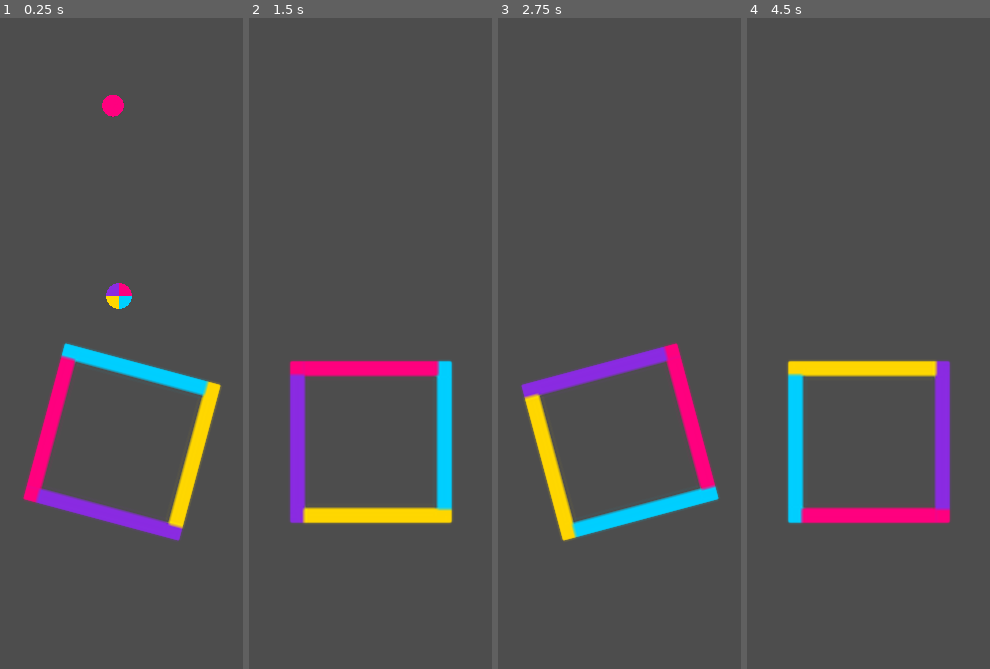
Above: before the commit, frames 1-4 (left to right).
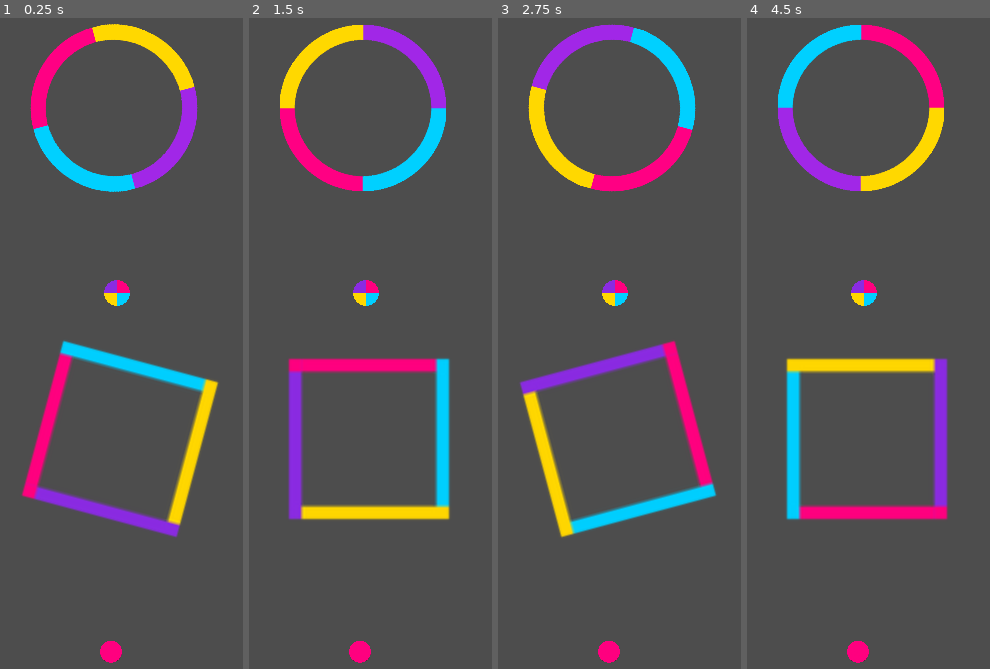
Above: after the commit, the same moments.

Repository: levelivanna/color-switch
Game: Godot game, scene res://Game/Game.tscn
Same seed, same stepped clock (60 frames per second), same inputs: the game is played once before the commit and once after it.
Inputs:
- Up to frame 1 (0.25 s): no input
- Up to frame 2 (1.5 s): tap Space (jump) at 0.77 s
- Up to frame 3 (2.75 s): tap Space (jump) at 1.52 s
- Up to frame 4 (4.5 s): tap Space (jump) at 3.02, 3.77 s

The runs differ from the first frame. In frame 1, 8.7% of the frame differs, in the area x 9-91%, y 0-100%; in frame 2, 8.9%, in the area x 12-84%, y 1-100%; in frame 3, 8.2%; in frame 4, 8.7%.

Commit message:
implementa movimiento de camara

Diff:
--- a/Game/Game.tscn
+++ b/Game/Game.tscn
@@ -1,9 +1,11 @@
-[gd_scene load_steps=6 format=3 uid="uid://ci476flt6hl7n"]
+[gd_scene load_steps=8 format=3 uid="uid://ci476flt6hl7n"]
 
 [ext_resource type="Script" uid="uid://bqqjlw3j58w8s" path="res://Game/game.gd" id="1_37esa"]
 [ext_resource type="PackedScene" uid="uid://dw2fegbitnv1m" path="res://Player/Player.tscn" id="2_jxerj"]
 [ext_resource type="PackedScene" uid="uid://bbtrnyw8tn6iw" path="res://CircleColor/CircleColor.tscn" id="3_ghvq8"]
 [ext_resource type="PackedScene" uid="uid://hqsb8nrno2da" path="res://Obstacle/Square/SquareObstacle.tscn" id="4_fuqhk"]
+[ext_resource type="PackedScene" uid="uid://5gnatisvrf44" path="res://Obstacle/Circle/CircleObstacle.tscn" id="5_jxerj"]
+[ext_resource type="Script" uid="uid://bvgjxghdd8edq" path="res://Game/camera_2d.gd" id="6_ghvq8"]
 
 [sub_resource type="RectangleShape2D" id="RectangleShape2D_0e48y"]
 size = Vector2(1098, 121)
@@ -12,7 +14,7 @@
 script = ExtResource("1_37esa")
 
 [node name="Ball" parent="." instance=ExtResource("2_jxerj")]
-position = Vector2(194, 208)
+position = Vector2(194, 781)
 
 [node name="floor" type="StaticBody2D" parent="."]
 position = Vector2(0, 808)
@@ -27,4 +29,14 @@
 [node name="SquareObstacle" parent="." instance=ExtResource("4_fuqhk")]
 position = Vector2(203, 573)
 
+[node name="CircleObstacle" parent="." instance=ExtResource("5_jxerj")]
+position = Vector2(197, 242)
+scale = Vector2(0.4, 0.4)
+
+[node name="Camera2D" type="Camera2D" parent="." node_paths=PackedStringArray("player")]
+position = Vector2(202, 403)
+scale = Vector2(0.6, 0.6)
+script = ExtResource("6_ghvq8")
+player = NodePath("../Ball")
+
 [connection signal="body_entered" from="CircleColor" to="." method="_on_circle_color_body_entered"]
--- /dev/null
+++ b/Game/camera_2d.gd
@@ -0,0 +1,12 @@
+extends Camera2D
+
+@export var player: Node2D
+@export var smooth_speed: float = 5.0
+
+
+func _process(delta: float) -> void:
+	if not player:
+		return
+
+	if player.global_position.y < global_position.y:
+		global_position.y = lerp(global_position.y, player.global_position.y, delta * smooth_speed)
--- /dev/null
+++ b/Obstacle/Circle/CircleObstacle.tscn
@@ -0,0 +1,44 @@
+[gd_scene load_steps=8 format=3 uid="uid://5gnatisvrf44"]
+
+[ext_resource type="Script" uid="uid://6ubmbii1h8io" path="res://Obstacle/Circle/circle_obstacle.gd" id="1_uif72"]
+[ext_resource type="Script" uid="uid://oae5g8rfrc48" path="res://Obstacle/scripts/violet.gd" id="2_6t0no"]
+[ext_resource type="Texture2D" uid="uid://b2ka5v8mxjlcr" path="res://assets/circle_obstacle.png" id="2_u8b0y"]
+[ext_resource type="Script" uid="uid://23yx00gp47qq" path="res://Obstacle/scripts/cyan.gd" id="4_k8350"]
+[ext_resource type="Script" uid="uid://cd7aq3f37b5tk" path="res://Obstacle/scripts/yellow.gd" id="5_784im"]
+[ext_resource type="Script" uid="uid://b7p2djsc68exl" path="res://Obstacle/scripts/pink.gd" id="6_0sca5"]
+
+[sub_resource type="AtlasTexture" id="AtlasTexture_n33sr"]
+atlas = ExtResource("2_u8b0y")
+
+[node name="CircleObstacle" type="Node2D"]
+script = ExtResource("1_uif72")
+
+[node name="Violet" type="Area2D" parent="."]
+script = ExtResource("2_6t0no")
+
+[node name="Sprite2D" type="Sprite2D" parent="Violet"]
+texture = SubResource("AtlasTexture_n33sr")
+
+[node name="CollisionPolygon2D" type="CollisionPolygon2D" parent="Violet"]
+polygon = PackedVector2Array(1, 169, 25, 170, 57, 161, 101, 137, 138, 102, 158, 60, 172, 15, 170, 3, 206, 4, 205, 42, 179, 106, 144, 147, 90, 186, 41, 202, 0, 206)
+
+[node name="Cyan" type="Area2D" parent="."]
+script = ExtResource("4_k8350")
+
+[node name="CollisionPolygon2D2" type="CollisionPolygon2D" parent="Cyan"]
+rotation = 1.56951
+polygon = PackedVector2Array(1, 169, 25, 170, 57, 161, 101, 137, 138, 102, 158, 60, 172, 15, 170, 3, 206, 4, 205, 42, 179, 106, 144, 147, 90, 186, 41, 202, 0, 206)
+
+[node name="Yellow" type="Area2D" parent="."]
+script = ExtResource("5_784im")
+
+[node name="CollisionPolygon2D3" type="CollisionPolygon2D" parent="Yellow"]
+rotation = 4.70718
+polygon = PackedVector2Array(1, 169, 25, 170, 57, 161, 101, 137, 138, 102, 158, 60, 172, 15, 170, 3, 206, 4, 205, 42, 179, 106, 144, 147, 90, 186, 41, 202, 0, 206)
+
+[node name="Pink" type="Area2D" parent="."]
+script = ExtResource("6_0sca5")
+
+[node name="CollisionPolygon2D4" type="CollisionPolygon2D" parent="Pink"]
+rotation = -3.13934
+polygon = PackedVector2Array(1, 169, 25, 170, 57, 161, 101, 137, 138, 102, 158, 60, 172, 15, 170, 3, 206, 4, 205, 42, 179, 106, 144, 147, 90, 186, 41, 202, 0, 206)
--- /dev/null
+++ b/Obstacle/Circle/circle_obstacle.gd
@@ -0,0 +1,7 @@
+extends Node2D
+
+@export var rotation_speed: float = -60.0
+
+
+func _process(delta: float) -> void:
+	rotation_degrees += rotation_speed * delta
--- a/Obstacle/Square/SquareObstacle.tscn
+++ b/Obstacle/Square/SquareObstacle.tscn
@@ -14,48 +14,36 @@
 scale = Vector2(2, 2)
 script = ExtResource("1_wbl0d")
 
-[node name="Violet" type="Area2D" parent="." groups=["square_obstacle"]]
+[node name="Violet" type="Area2D" parent="."]
 script = ExtResource("2_o5yrs")
 
 [node name="Sprite2D" type="Sprite2D" parent="Violet"]
 texture_filter = 2
 texture = ExtResource("1_rnuto")
 
-[node name="VioletCollision" type="CollisionShape2D" parent="Violet" groups=["violet_collision"]]
+[node name="VioletCollision" type="CollisionShape2D" parent="Violet"]
 position = Vector2(3.5, 37)
 shape = SubResource("RectangleShape2D_wbl0d")
 
-[node name="Cyan" type="Area2D" parent="." groups=["square_obstacle"]]
+[node name="Cyan" type="Area2D" parent="."]
 script = ExtResource("4_o5yrs")
 
-[node name="Sprite2D" type="Sprite2D" parent="Cyan"]
-texture_filter = 2
-texture = ExtResource("1_rnuto")
-
-[node name="CyanCollision" type="CollisionShape2D" parent="Cyan" groups=["cyan_collision"]]
+[node name="CyanCollision" type="CollisionShape2D" parent="Cyan"]
 position = Vector2(-3, -37)
 shape = SubResource("RectangleShape2D_wbl0d")
 
-[node name="Yellow" type="Area2D" parent="." groups=["square_obstacle"]]
+[node name="Yellow" type="Area2D" parent="."]
 script = ExtResource("5_lricf")
 
-[node name="Sprite2D" type="Sprite2D" parent="Yellow"]
-texture_filter = 2
-texture = ExtResource("1_rnuto")
-
-[node name="YellowCollision" type="CollisionShape2D" parent="Yellow" groups=["yellow_collision"]]
+[node name="YellowCollision" type="CollisionShape2D" parent="Yellow"]
 position = Vector2(37, -3)
 rotation = 1.56492
 shape = SubResource("RectangleShape2D_wbl0d")
 
-[node name="Pink" type="Area2D" parent="." groups=["square_obstacle"]]
+[node name="Pink" type="Area2D" parent="."]
 script = ExtResource("6_xucbk")
 
-[node name="Sprite2D" type="Sprite2D" parent="Pink"]
-texture_filter = 2
-texture = ExtResource("1_rnuto")
-
-[node name="PinkCollision" type="CollisionShape2D" parent="Pink" groups=["pink_collision"]]
+[node name="PinkCollision" type="CollisionShape2D" parent="Pink"]
 position = Vector2(-37, 3)
 rotation = 1.56492
 shape = SubResource("RectangleShape2D_wbl0d")
--- a/project.godot
+++ b/project.godot
@@ -24,10 +24,6 @@
 
 player="player group"
 square_obstacle=""
-violet_collision=""
-cyan_collision=""
-yellow_collision=""
-pink_collision=""
 
 [input]
 
Not shown, added: Game/camera_2d.gd.uid
Not shown, added: Obstacle/Circle/circle_obstacle.gd.uid
Binary file added: assets/circle_obstacle.png
Not shown, added: assets/circle_obstacle.png.import
Binary file added: assets/star.png
Not shown, added: assets/star.png.import
